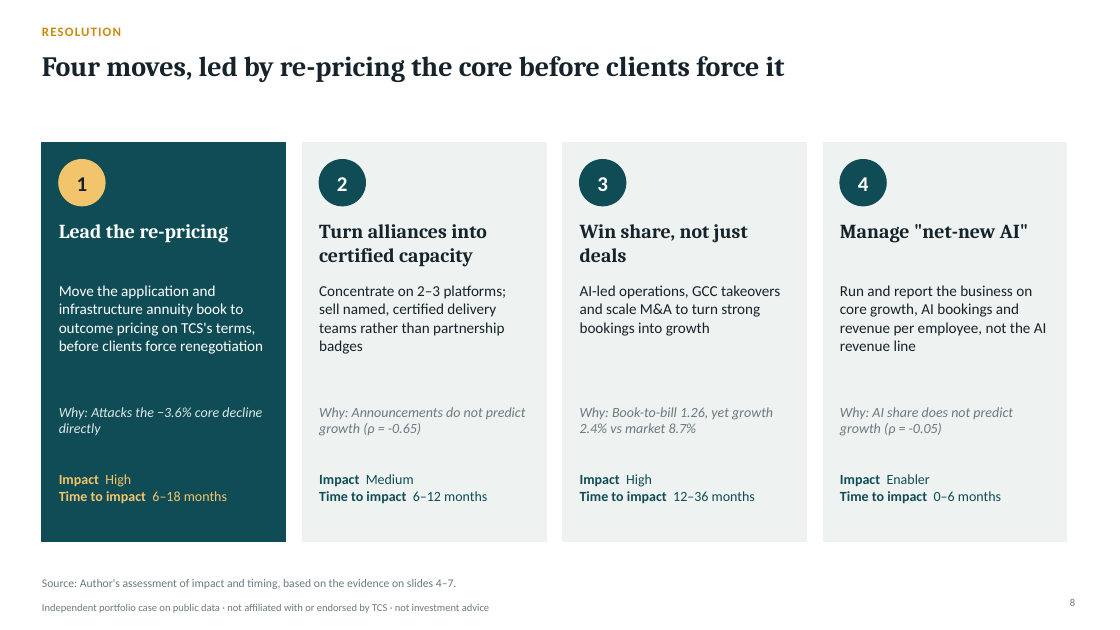
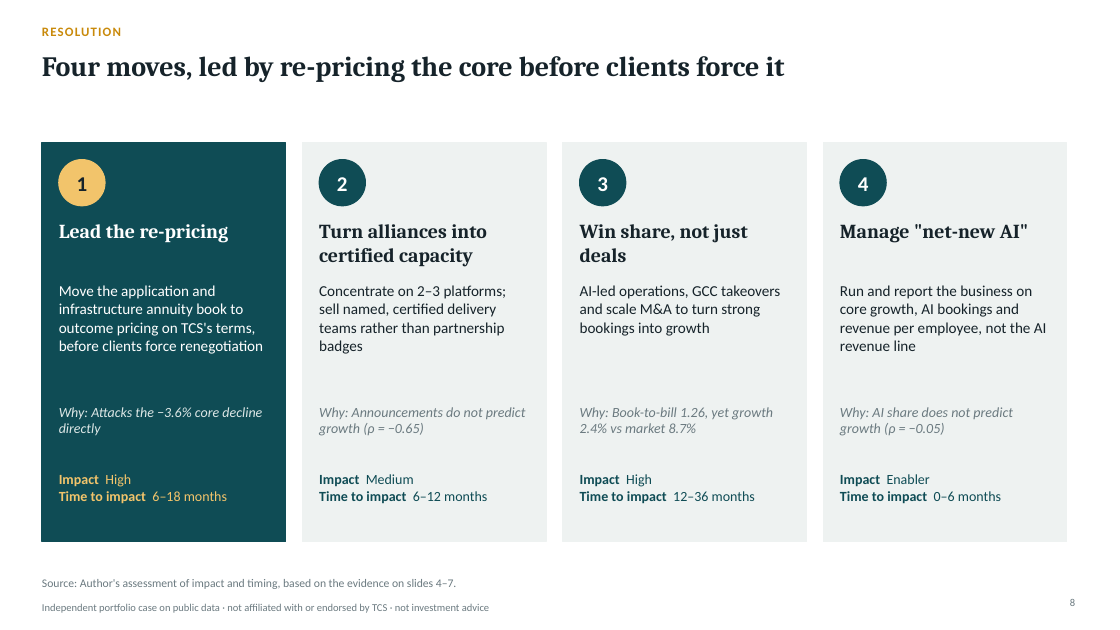
Before and after one commit to lokpriye96/ai-consulting-report-genai-services, a slide deck: slide 8 of outputs/TCS_AI_Deflation_Strategy.pptx. Drawn at 1120x630 pixels with LibreOffice and Linux fonts; fonts in the diff are those of the drawing. Boxes give left, top, right and bottom in pixels: in the first picture for what was removed or moved away, otherwise in the second. Text is boxed around its words. In the diff, an @@ line names an element or a change of style, - is before the commit and + after.

```diff
--- a/outputs/TCS_AI_Deflation_Strategy.pptx
+++ b/outputs/TCS_AI_Deflation_Strategy.pptx
@@ text at bbox=[319, 407, 526, 436]: text changed @@
-Why: Announcements do not predict growth (ρ = -0.65)
+Why: Announcements do not predict growth (ρ = −0.65)
@@ text at bbox=[840, 407, 1013, 436]: text changed @@
-Why: AI share does not predict growth (ρ = -0.05)
+Why: AI share does not predict growth (ρ = −0.05)
```
Also in this commit, not shown: 7 other slides changed, 12 other files.
